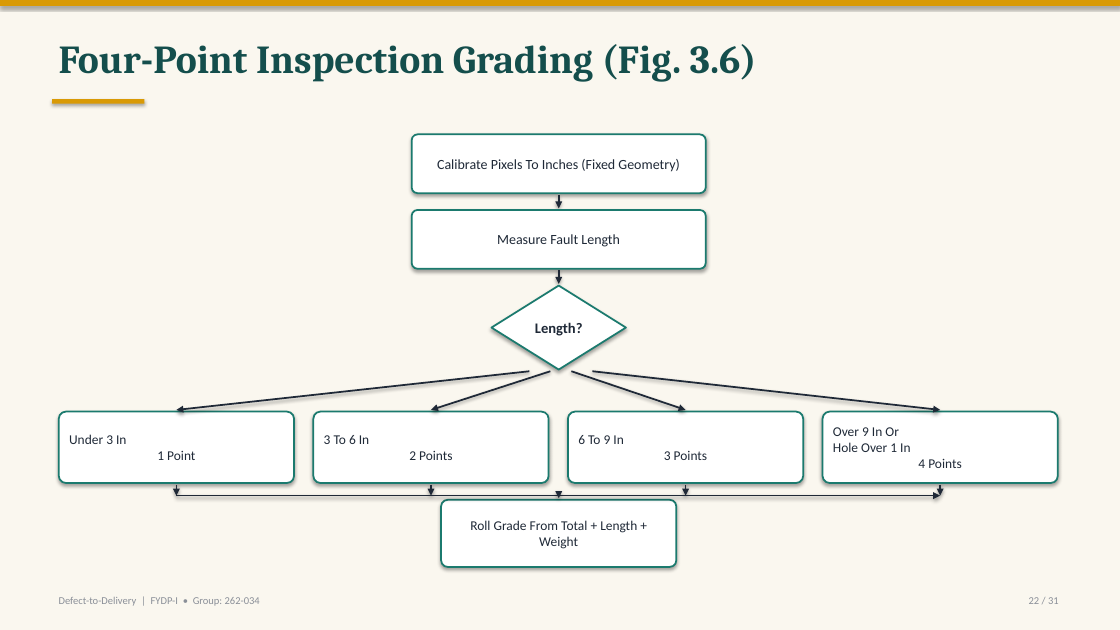
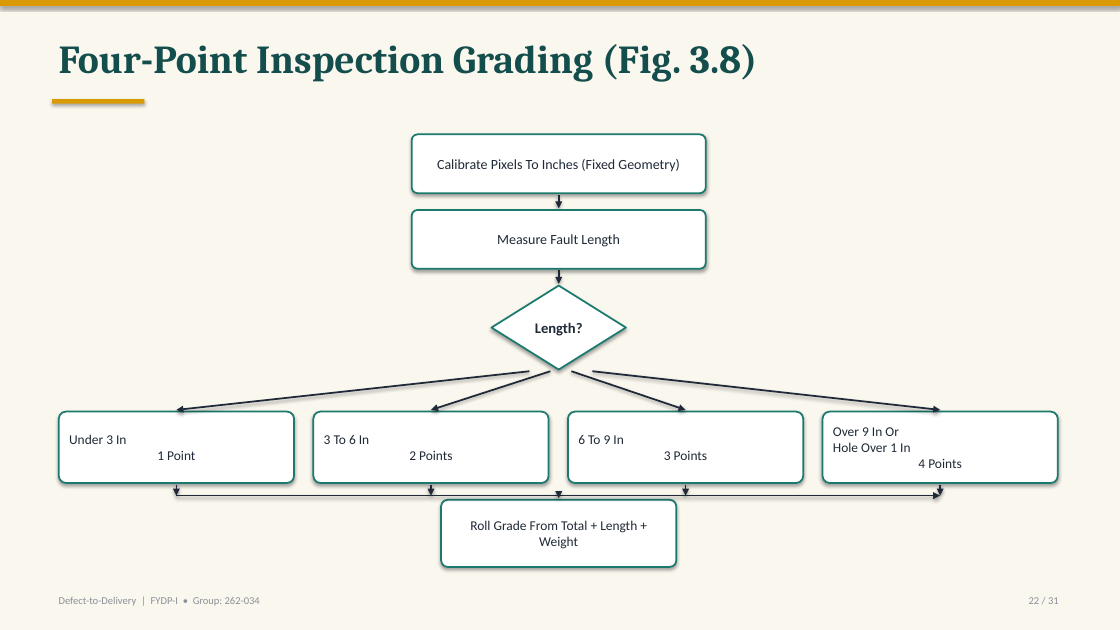
Before and after one commit to labib-ux/FYDP, a slide deck: slide 22 of slides/FYDP-I_Defect-to-Delivery.pptx. Drawn at 1120x630 pixels with LibreOffice and Linux fonts; fonts in the diff are those of the drawing. Boxes give left, top, right and bottom in pixels: in the first picture for what was removed or moved away, otherwise in the second. Text is boxed around its words. In the diff, an @@ line names an element or a change of style, - is before the commit and + after.

```diff
--- a/slides/FYDP-I_Defect-to-Delivery.pptx
+++ b/slides/FYDP-I_Defect-to-Delivery.pptx
@@ text at (59,44,757,82): text changed @@
-Four-Point Inspection Grading (Fig. 3.6)
+Four-Point Inspection Grading (Fig. 3.8)
```
Also in this commit, not shown: 6 other slides changed.
